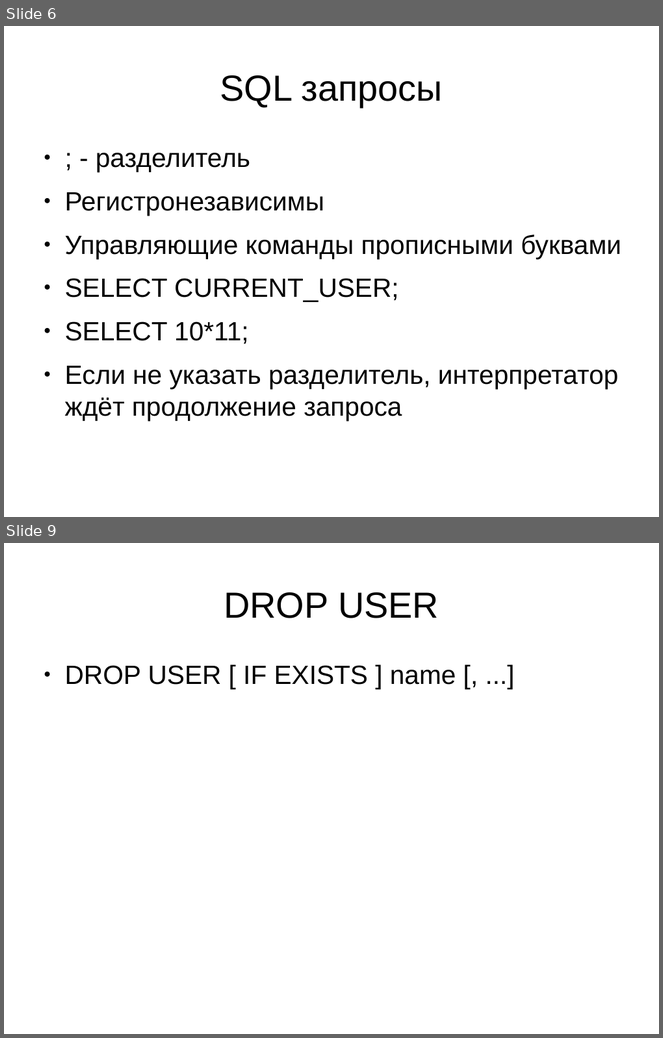
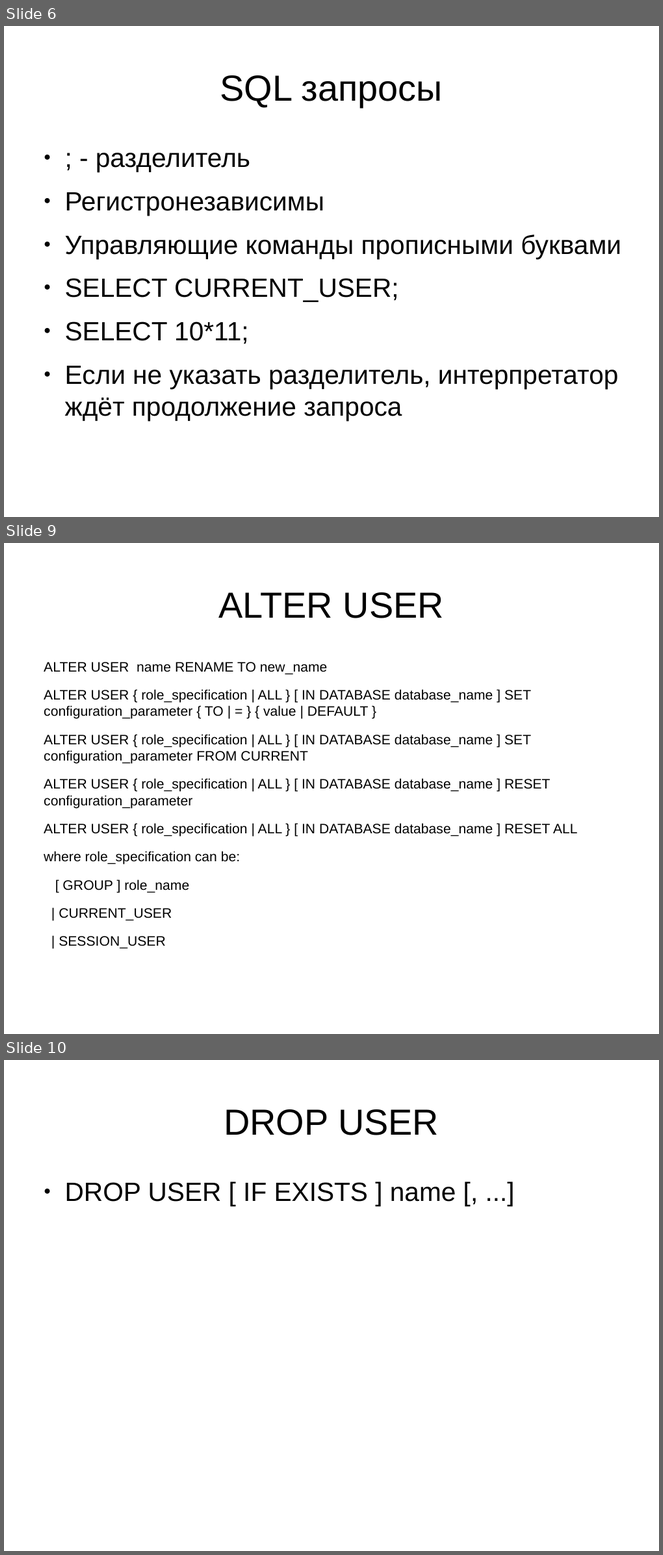
Before and after one commit to Rust1k/dbCourse, a slide deck: presentations/lesson2P.pptx. Shown one above the other, each under a label of ours: slides 6 and 9 before the commit, slides 6, 9 and 10 after it; the slides between them are not shown. The pictures are 663x1038 and 663x1555 pixels, drawn with LibreOffice and Linux fonts; fonts in the diff are those of the drawing. Boxes give left, top, right and bottom in pixels: in the first picture for what was removed or moved away, otherwise in the second. Text is boxed around its words. In the diff, an @@ line names an element or a change of style, - is before the commit and + after.

```diff
--- a/presentations/lesson2P.pptx
+++ b/presentations/lesson2P.pptx
@@ slide 9 added at <box>4,543,659,1034</box>, background #FFFFFF @@
@@ text added at <box>218,592,444,618</box>, 44 pt, text #000000 @@
+ALTER USER
@@ text added at <box>44,662,578,949</box>, 16.6 pt, text #000000 @@
+ALTER USER name RENAME TO new_name
+ALTER USER { role_specification | ALL } [ IN DATABASE database_name ] SET configuration_parameter { TO | = } { value | DEFAULT }
+ALTER USER { role_specification | ALL } [ IN DATABASE database_name ] SET configuration_parameter FROM CURRENT
+ALTER USER { role_specification | ALL } [ IN DATABASE database_name ] RESET configuration_parameter
+ALTER USER { role_specification | ALL } [ IN DATABASE database_name ] RESET ALL
+where role_specification can be:
+[ GROUP ] role_name
+| CURRENT_USER
+| SESSION_USER
@@ what was slide 9 is now slide 10 @@
```
Also in this commit, not shown: 10 slides changed, 1 other slide added, 1 other file.
